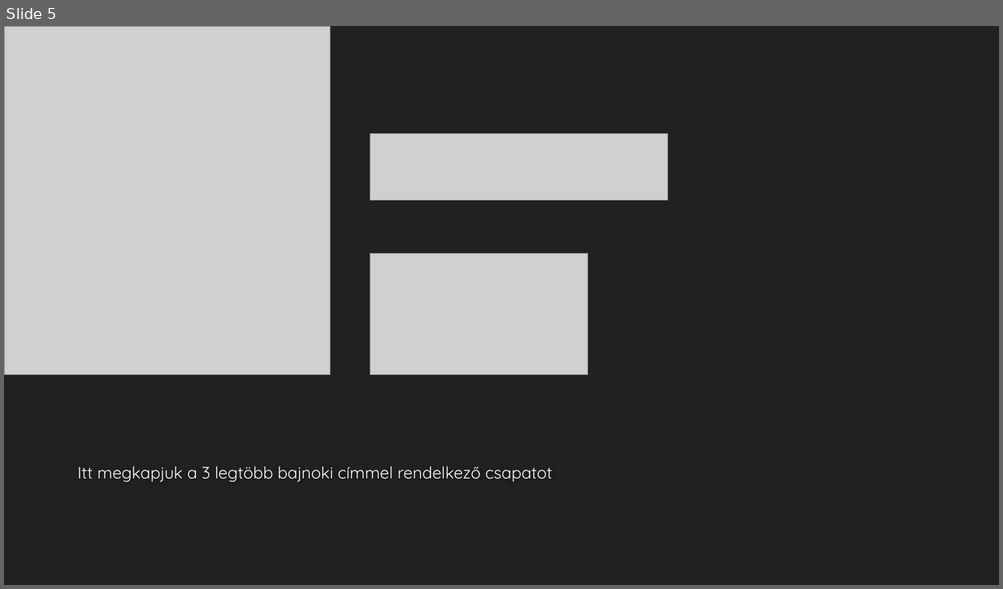
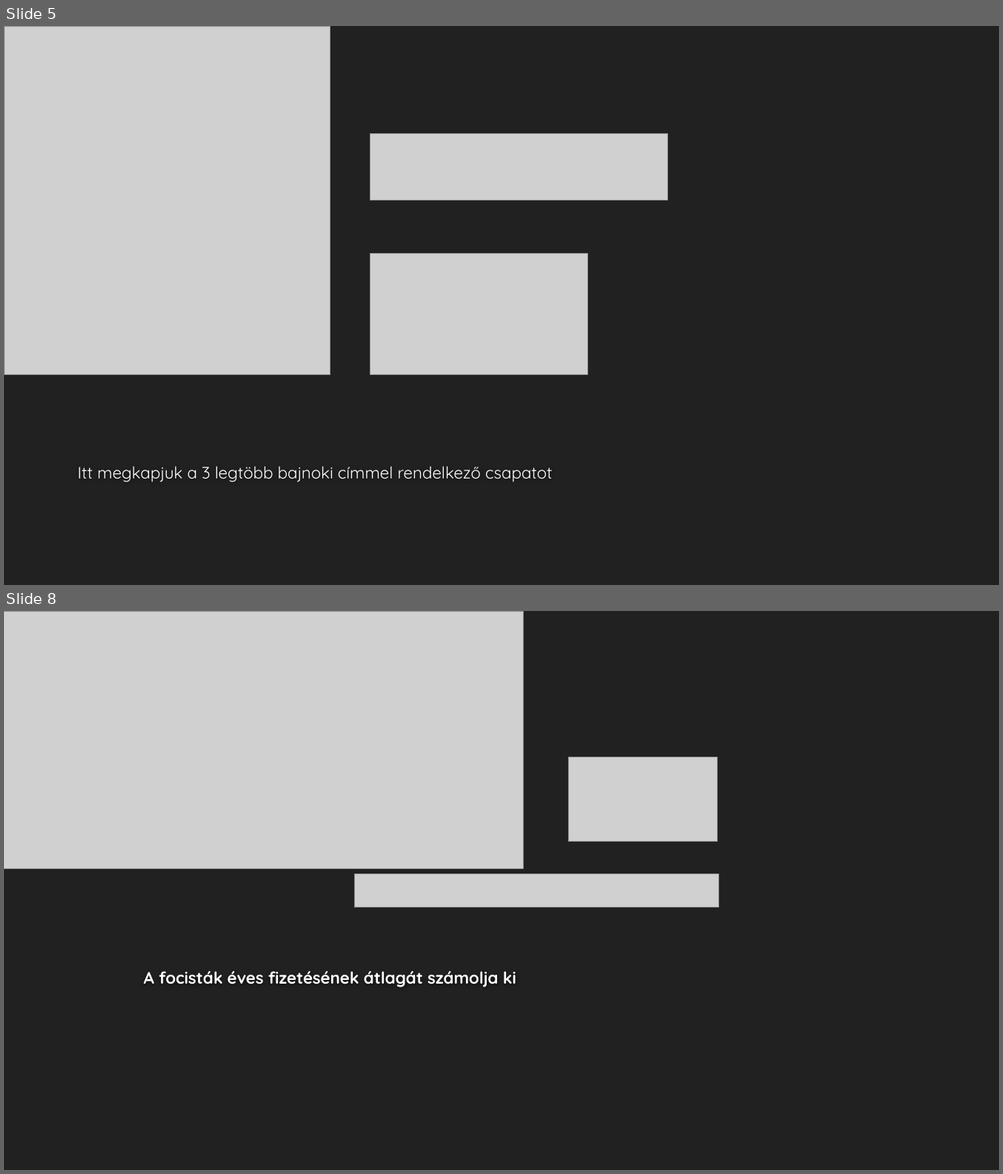
Before and after one commit to feherdorian/LinqProject, a slide deck: Előadás/Linq.ppt.pptx. Shown one above the other, each under a label of ours: slide 5 before the commit, slides 5 and 8 after it; the slides between them are not shown. The pictures are 1003x589 and 1003x1174 pixels, drawn with LibreOffice and Linux fonts; fonts in the diff are those of the drawing; grey boxes stand for pictures; background and template pictures are left out. Boxes give left, top, right and bottom in pixels: in the first picture for what was removed or moved away, otherwise in the second. Text is boxed around its words. In the diff, an @@ line names an element or a change of style, - is before the commit and + after.

Commit message:
ppt

```diff
--- a/Előadás/Linq.ppt.pptx
+++ b/Előadás/Linq.ppt.pptx
@@ slide 8 added at bbox=[4, 611, 999, 1170], background #212121 @@
@@ picture added at bbox=[4, 611, 523, 869] @@
@@ picture added at bbox=[568, 758, 717, 842] @@
@@ picture added at bbox=[354, 874, 719, 907] @@
@@ title added at bbox=[144, 971, 516, 988], 16 pt, text #FEFEFE, bold @@
+A focisták éves fizetésének átlagát számolja ki
```
Also in this commit, not shown: 3 other slides added.
